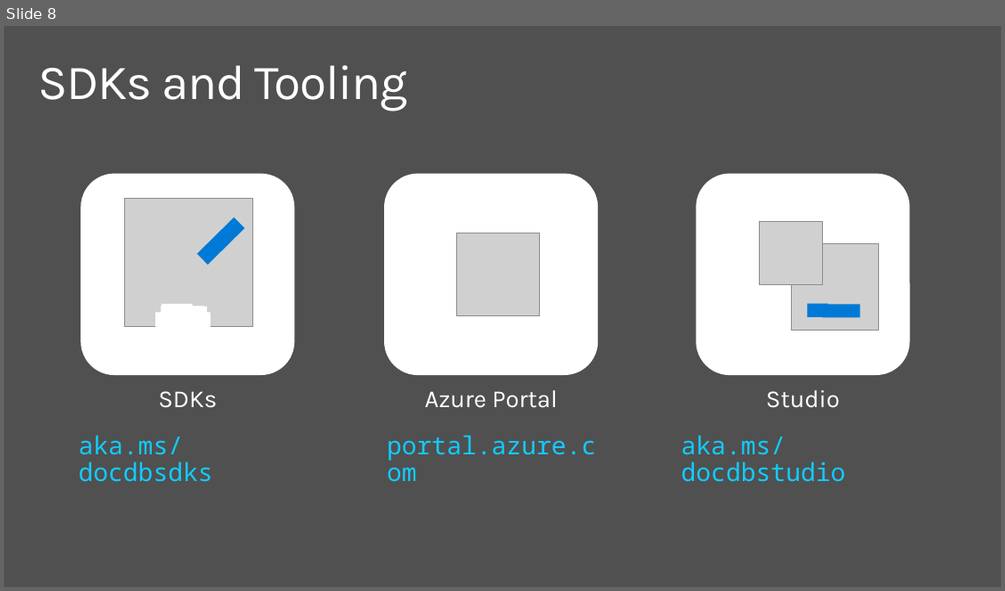
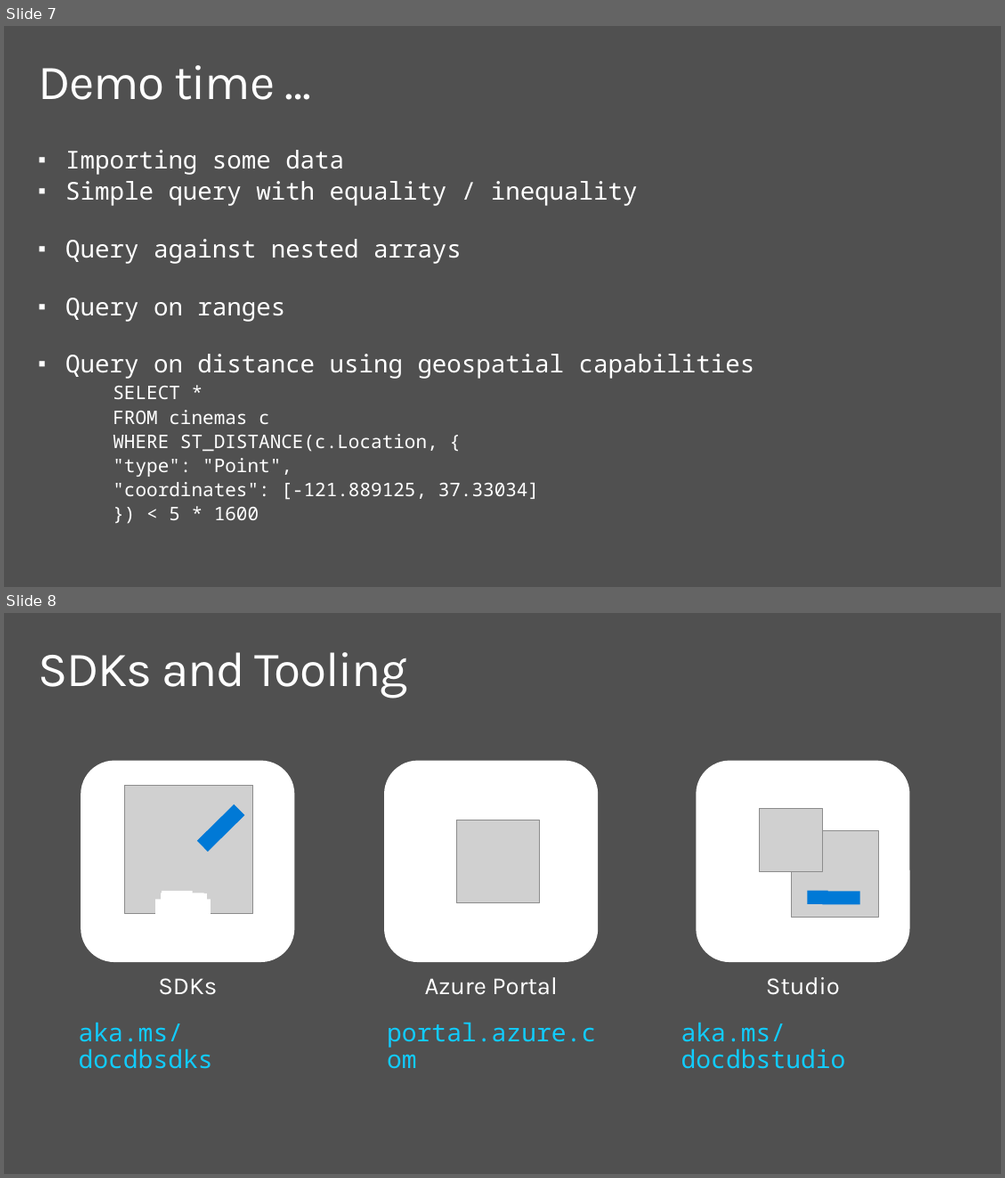
Before and after one commit to dmakogon/nosqlnow2015, a slide deck: indexing-nirvana.pptx. Shown one above the other, each under a label of ours: slide 8 before the commit, slides 7 and 8 after it. The pictures are 1005x591 and 1005x1178 pixels, drawn with LibreOffice and Linux fonts; fonts in the diff are those of the drawing; grey boxes stand for pictures; background and template pictures are left out. Boxes give left, top, right and bottom in pixels: in the first picture for what was removed or moved away, otherwise in the second. Text is boxed around its words. In the diff, an @@ line names an element or a change of style, - is before the commit and + after.

Commit message:
updated pptx, cinema and showtimes data

```diff
--- a/indexing-nirvana.pptx
+++ b/indexing-nirvana.pptx
@@ slide 7 added at (4, 26, 1001, 587), background #505050 @@
@@ title added at (38, 65, 275, 100), 47 pt, text #FFFFFF @@
+Demo time …
@@ text added at (65, 150, 755, 520), 23.5 pt, text #FFFFFF @@
+▪ Importing some data
+▪ Simple query with equality / inequality
+▪ Query against nested arrays
+▪ Query on ranges
+▪ Query on distance using geospatial capabilities
+  SELECT *
+FROM cinemas c
+WHERE ST_DISTANCE(c.Location, {
+"type": "Point",
+"coordinates": [-121.889125, 37.33034]
+}) < 5 * 1600
```
Also in this commit, not shown: 3 slides changed, 1 slide removed, 3 other files.
